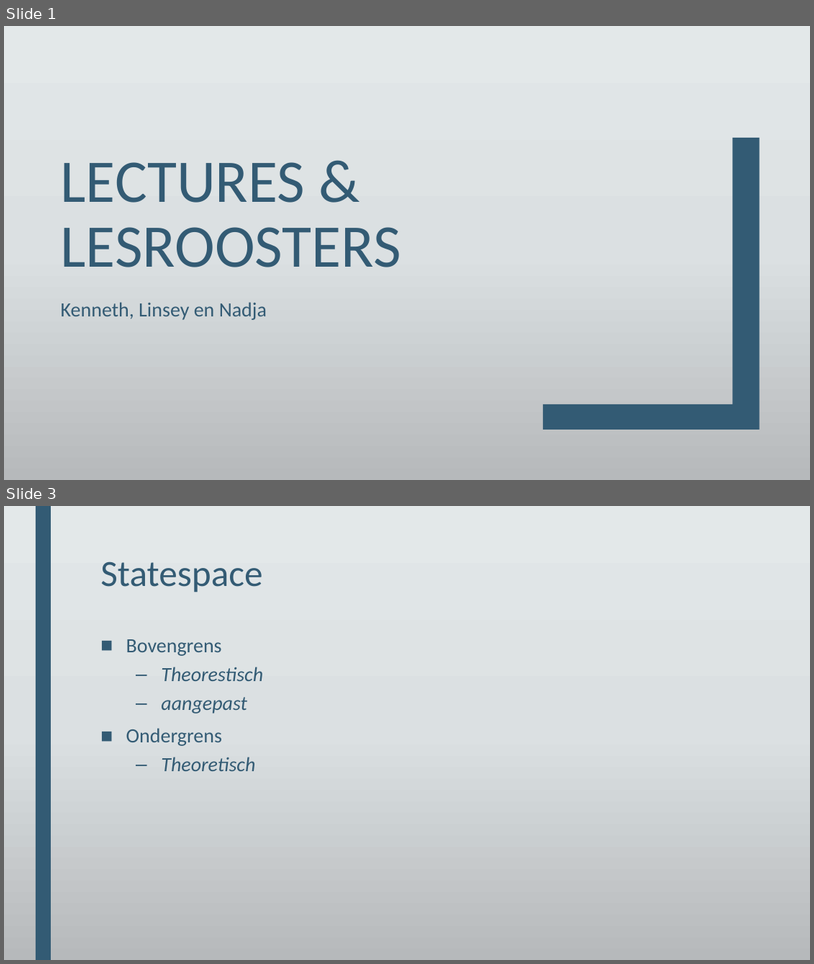
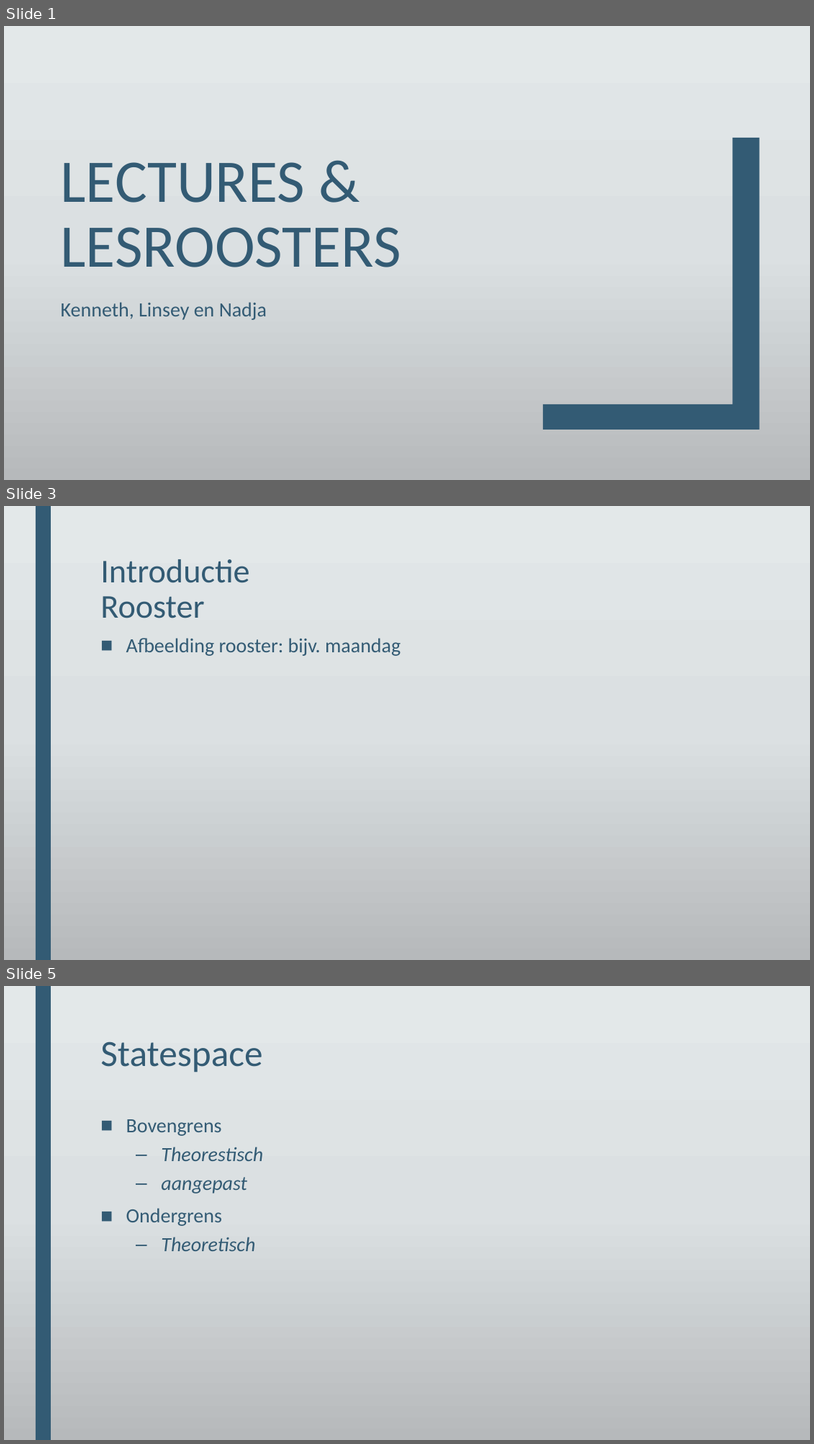
Before and after one commit to DeRoostermakers/Heuristieken, a slide deck: Presentaties/storyboard eindpresentatie.pptx. Shown one above the other, each under a label of ours: slides 1 and 3 before the commit, slides 1, 3 and 5 after it; the slides between them are not shown. The pictures are 814x964 and 814x1444 pixels, drawn with LibreOffice and Linux fonts; fonts in the diff are those of the drawing; background and template pictures are left out. Boxes give left, top, right and bottom in pixels: in the first picture for what was removed or moved away, otherwise in the second. Text is boxed around its words. In the diff, an @@ line names an element or a change of style, - is before the commit and + after.

```diff
--- a/Presentaties/storyboard eindpresentatie.pptx
+++ b/Presentaties/storyboard eindpresentatie.pptx
@@ slide 3 added at (4,506,810,960), background gradient #E3E8EA to #DCE0E2 to #B6BABC; not listed: 1 template element that a slide beside it also shows @@
@@ title added at (100,559,250,618), 39.6 pt, text #335B74 @@
+Introductie
+Rooster
@@ text added at (126,638,401,656), 24 pt, text #335B74 @@
+■ Afbeelding rooster: bijv. maandag
@@ what was slide 3 is now slide 5 @@
```
Also in this commit, not shown: 1 slide changed, 1 other slide added, 7 other files.
